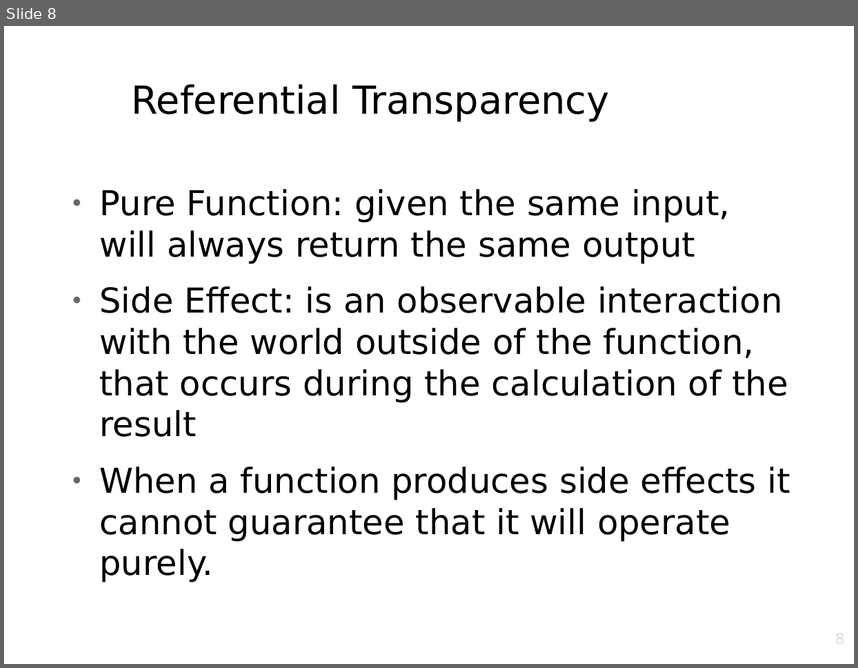
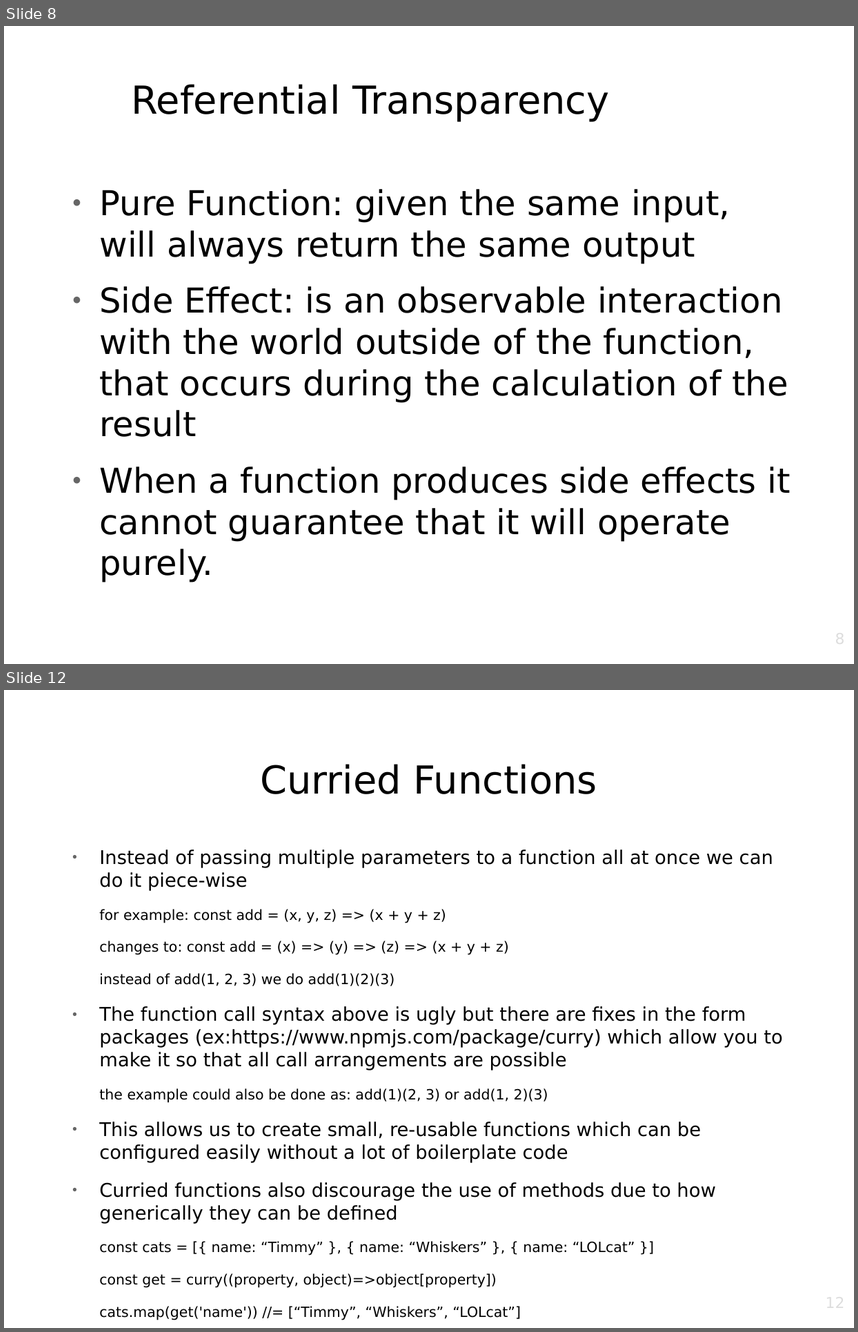
Before and after one commit to AdamStephenNorth/Functional-Programming-Lectures, a slide deck: LessonOne_Overview.odp. Shown one above the other, each under a label of ours: slide 8 before the commit, slides 8 and 12 after it; the slides between them are not shown. The pictures are 858x668 and 858x1332 pixels, drawn with LibreOffice and Linux fonts; fonts in the diff are those of the drawing; background and template pictures are left out. Boxes give left, top, right and bottom in pixels: in the first picture for what was removed or moved away, otherwise in the second. Text is boxed around its words. In the diff, an @@ line names an element or a change of style, - is before the commit and + after.

```diff
--- a/LessonOne_Overview.odp
+++ b/LessonOne_Overview.odp
@@ slide 12 added at bbox=[4, 690, 854, 1328], background picture (left out) @@
@@ title added at bbox=[260, 764, 597, 794], 36 pt, text #000000 @@
+Curried Functions
@@ text added at bbox=[99, 849, 782, 1320], 17.6 pt, text #000000 @@
+● Instead of passing multiple parameters to a function all at once we can do it piece-wise
+for example: const add = (x, y, z) => (x + y + z)
+changes to: const add = (x) => (y) => (z) => (x + y + z)
+instead of add(1, 2, 3) we do add(1)(2)(3)
+● The function call syntax above is ugly but there are fixes in the form packages (ex:https://www.npmjs.com/package/curry) which allow you to make it so that all call arrangements are possible
+the example could also be done as: add(1)(2, 3) or add(1, 2)(3)
+● This allows us to create small, re-usable functions which can be configured easily without a lot of boilerplate code
+● Curried functions also discourage the use of methods due to how generically they can be defined
+const cats = [{ name: “Timmy” }, { name: “Whiskers” }, { name: “LOLcat” }]
+const get = curry((property, object)=>object[property])
+cats.map(get('name')) //= [“Timmy”, “Whiskers”, “LOLcat”]
@@ page number added at bbox=[647, 1293, 846, 1328], 14 pt, text #DDDDDD @@
+12
```
Also in this commit, not shown: 8 slides changed, 3 other slides added, 3 slides removed.
